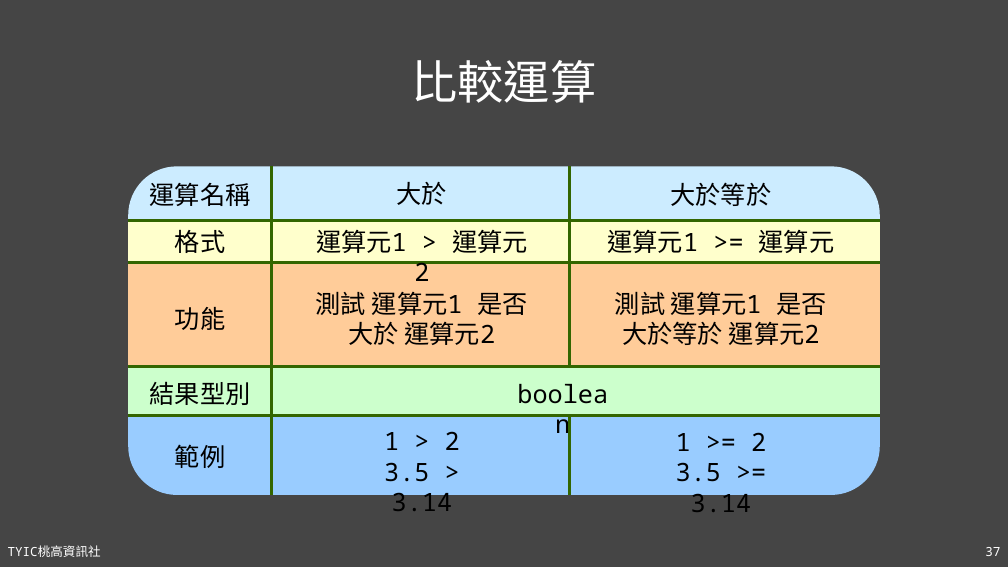
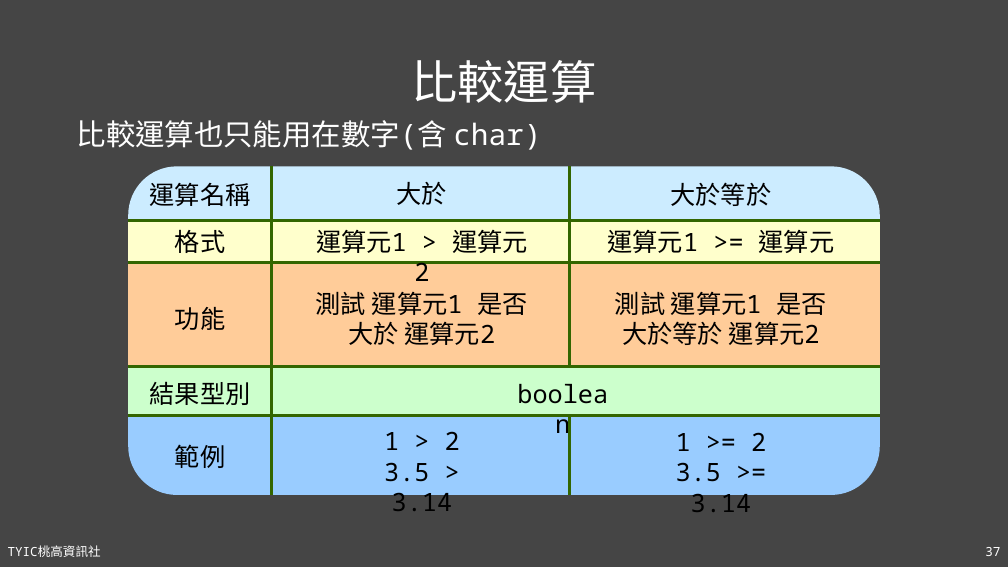
Before and after one commit to TYSHIC/slides, a slide deck: slide 37 of powerpoint/04_初探Java.pptx. Drawn at 1008x567 pixels with LibreOffice and Linux fonts; fonts in the diff are those of the drawing. Boxes give left, top, right and bottom in pixels: in the first picture for what was removed or moved away, otherwise in the second. Text is boxed around its words. In the diff, an @@ line names an element or a change of style, - is before the commit and + after.

```diff
--- a/powerpoint/04_初探Java.pptx
+++ b/powerpoint/04_初探Java.pptx
@@ text added at (77, 120, 541, 150), 28 pt, text #FFFFFF @@
+比較運算也只能用在數字(含 char)
```
Also in this commit, not shown: 1 other slide changed, 2 slides added, 2 other files.
